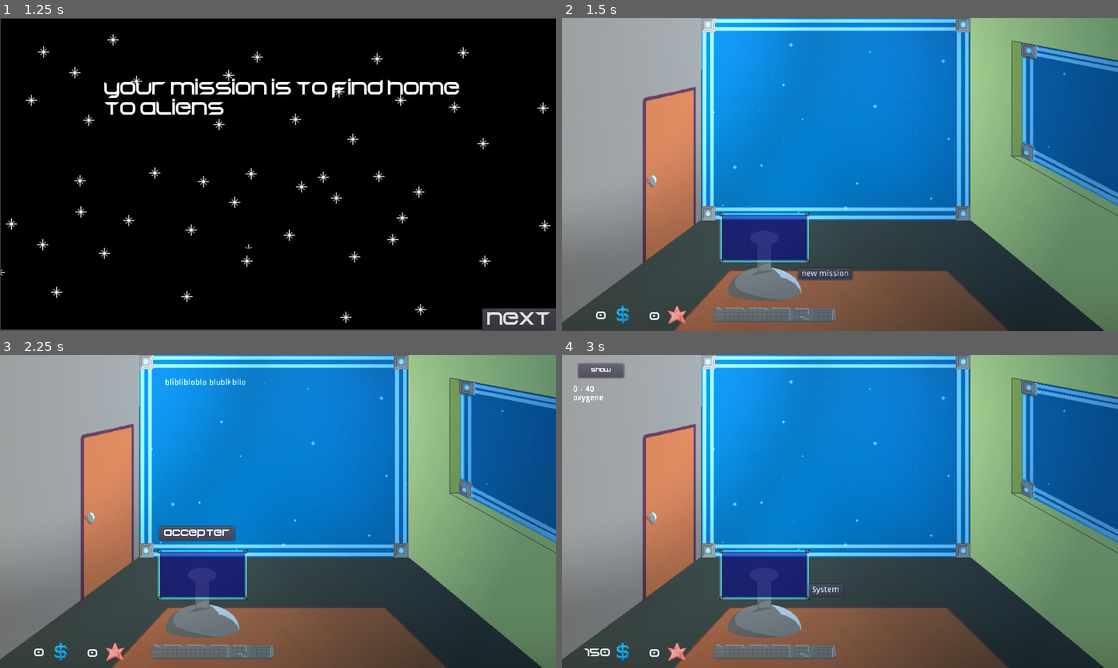
Above: before the commit, frames 1-4 (two rows, left to right).
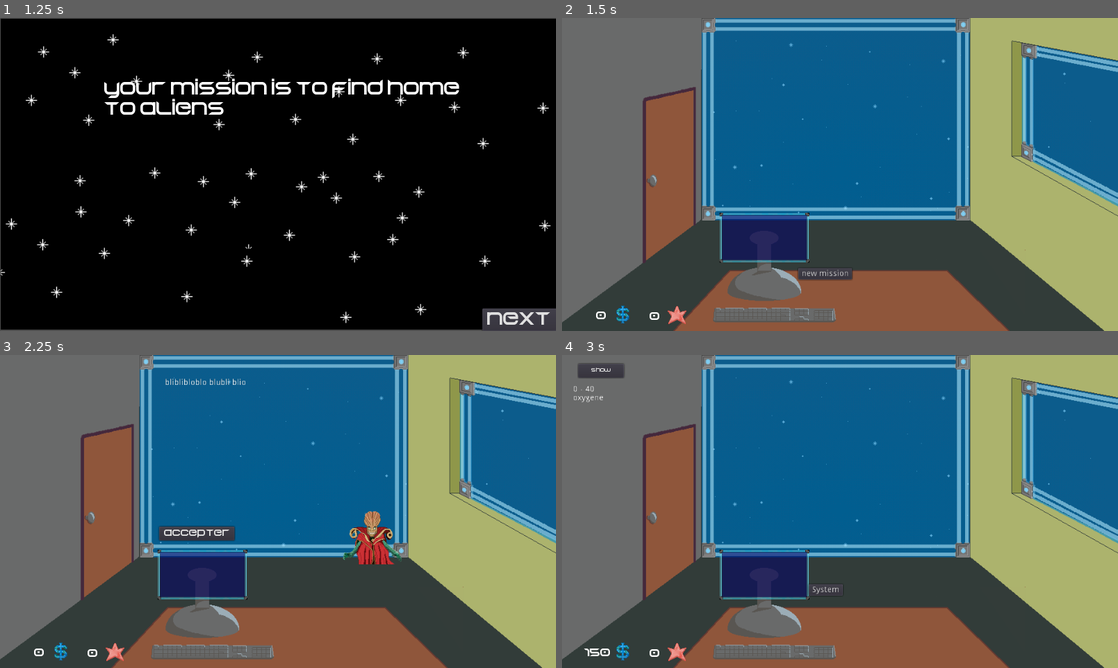
Above: after the commit, the same moments.

Repository: RyanHerb/-jubilant-octo-robot
Game: Godot game, scene res://Main.tscn
The game is run twice, just before and just after one commit, with the same random seed, the same clock (stepped at 60 frames per second) and the same inputs.
Inputs:
- Up to frame 1 (1.25 s): click "start" at 0.5 s
- Up to frame 2 (1.5 s): click "next" at 1.25 s
- Up to frame 3 (2.25 s): click "new mission" at 2 s
- Up to frame 4 (3 s): click "accepter" at 2.75 s

Frame 1 is identical in both runs. In frame 2, 72% of the frame differs, in the area x 0-100%, y 0-100%; in frame 3, 72%; in frame 4, 72%.

Commit message:
Apparition alien
Alien apparait lordsque la mission est en lecture

Diff:
--- a/Main.gd
+++ b/Main.gd
@@ -79,19 +79,19 @@
 	var mission = preload("res://Mission.tscn").instance()
 	var descri = "bliblibloblo blubli blio"
 	mission.update_descr(descri)
-	mission.update_values(0, 40, "oxygene", 150)
+	mission.update_values(0, 40, "oxygene", 150, "res://assets/aliens/alien_mars.png")
 	return mission
 
 func create_mission_2():
 	var mission = preload("res://Mission.tscn").instance()
 	var descri = "ceci est la deuxieme mission"
 	mission.update_descr(descri)
-	mission.update_values(-20, 10, "azote", 400)
+	mission.update_values(-20, 10, "azote", 400, "res://assets/aliens/alien_mars.png")
 	return mission
 
 func create_mission_3():
 	var mission = preload("res://Mission.tscn").instance()
 	var descri = "au secours c'est la fin"
 	mission.update_descr(descri)
-	mission.update_values(20, 55, "zemon", 1000)
+	mission.update_values(20, 55, "zemon", 1000,  "res://assets/aliens/alien_mars.png")
 	return mission
--- a/Mission.gd
+++ b/Mission.gd
@@ -42,10 +42,12 @@
 	$Accepter.hide()
 	$Refuser.hide()
 	$Description.hide()
+	$Alien.hide()
 
 func show_intro_mission():
 	$Accepter.show()
 	$Description.show()
+	$Alien.show()
 	#$Refuser.show()
 
 func show_text_mission(text):
@@ -61,11 +63,13 @@
 func get_buget():
 	return budget
 
-func update_values(min_tmp, max_tmp, gaz, money):
+func update_values(min_tmp, max_tmp, gaz, money, file):
 	min_temperature = min_tmp
 	max_temperature = max_tmp
 	atmosphere = gaz
 	budget = money
+	var sprite = load(file)
+	$Alien.texture = sprite
 
 func get_desc():
 	return $Description.text
@@ -85,14 +89,10 @@
 
 
 func _on_Accepter_pressed():
-	$Accepter.hide()
-	$Refuser.hide()
-	$Description.hide()
+	hide_all()
 	emit_signal("mission_accepte", self)
 
 
 func _on_Refuser_pressed():
-	$Accepter.hide()
-	$Refuser.hide()
-	$Description.hide()
+	hide()
 	emit_signal("mission_refuse")
--- a/Mission.tscn
+++ b/Mission.tscn
@@ -1,7 +1,8 @@
-[gd_scene load_steps=4 format=2]
+[gd_scene load_steps=5 format=2]
 
 [ext_resource path="res://Mission.gd" type="Script" id=1]
 [ext_resource path="res://assets/Begok v15_2015___free.ttf" type="DynamicFontData" id=2]
+[ext_resource path="res://assets/aliens/alien_mars.png" type="Texture" id=3]
 
 [sub_resource type="DynamicFont" id=1]
 font_data = ExtResource( 2 )
@@ -10,6 +11,8 @@
 script = ExtResource( 1 )
 
 [node name="Alien" type="Sprite" parent="."]
+position = Vector2( 644.814, 306.674 )
+texture = ExtResource( 3 )
 __meta__ = {
 "_edit_group_": true
 }
--- a/Office.tscn
+++ b/Office.tscn
@@ -1,10 +1,9 @@
-[gd_scene load_steps=6 format=2]
+[gd_scene load_steps=5 format=2]
 
 [ext_resource path="res://HUDBureau.tscn" type="PackedScene" id=1]
 [ext_resource path="res://assets/backgrounds/scene_bureau_vide.png" type="Texture" id=2]
 [ext_resource path="res://assets/backgrounds/bureau_ordil.png" type="Texture" id=3]
 [ext_resource path="res://Office.gd" type="Script" id=4]
-[ext_resource path="res://assets/light.png" type="Texture" id=5]
 
 [node name="Office" type="Node2D"]
 script = ExtResource( 4 )
@@ -19,21 +18,6 @@
 texture = ExtResource( 3 )
 centered = false
 
-[node name="LeftLight" type="Light2D" parent="."]
-texture = ExtResource( 5 )
-texture_scale = 2.0
-energy = 1.2
-
-[node name="LeftRight" type="Light2D" parent="."]
-position = Vector2( 948.346, 149.384 )
-texture = ExtResource( 5 )
-texture_scale = 2.0
-color = Color( 0.415686, 0.690196, 0.909804, 1 )
-energy = 0.9
-
-[node name="CanvasModulate" type="CanvasModulate" parent="."]
-color = Color( 0.27451, 0.27451, 0.27451, 1 )
-
 [node name="HUDOffice" parent="." instance=ExtResource( 1 )]
 [connection signal="mission_accepted" from="HUDOffice" to="." method="_on_HUDOffice_mission_accepted"]
 [connection signal="mission_finished" from="HUDOffice" to="." method="_on_HUDOffice_mission_finished"]
--- a/System.tscn
+++ b/System.tscn
@@ -6,8 +6,6 @@
 [ext_resource path="res://assets/backgrounds/bg_star_system_empty.png" type="Texture" id=4]
 [ext_resource path="res://assets/Begok v15_2015___free.ttf" type="DynamicFontData" id=5]
 [ext_resource path="res://HUDSystem.tscn" type="PackedScene" id=6]
-[ext_resource path="res://assets/backgrounds/bg_star_system_stars_layers2.png" type="Texture" id=7]
-[ext_resource path="res://assets/backgrounds/bg_star_system_stars_layers1.png" type="Texture" id=8]
 
 [sub_resource type="DynamicFont" id=1]
 size = 25
@@ -25,14 +23,6 @@
 texture = ExtResource( 4 )
 centered = false
 
-[node name="StarsLayer1" type="Sprite" parent="."]
-texture = ExtResource( 8 )
-centered = false
-
-[node name="StarsLayer2" type="Sprite" parent="."]
-texture = ExtResource( 7 )
-centered = false
-
 [node name="CanvasModulate" type="CanvasModulate" parent="."]
 color = Color( 0.27451, 0.27451, 0.27451, 1 )
 
@@ -47,7 +37,7 @@
 texture = ExtResource( 2 )
 
 [node name="ParamPlanete" type="RichTextLabel" parent="."]
-margin_left = 814.0
+margin_left = 831.0
 margin_top = 350.0
 margin_right = 934.0
 margin_bottom = 385.0
Not shown: 1 places in System.tscn that only renumber resources
